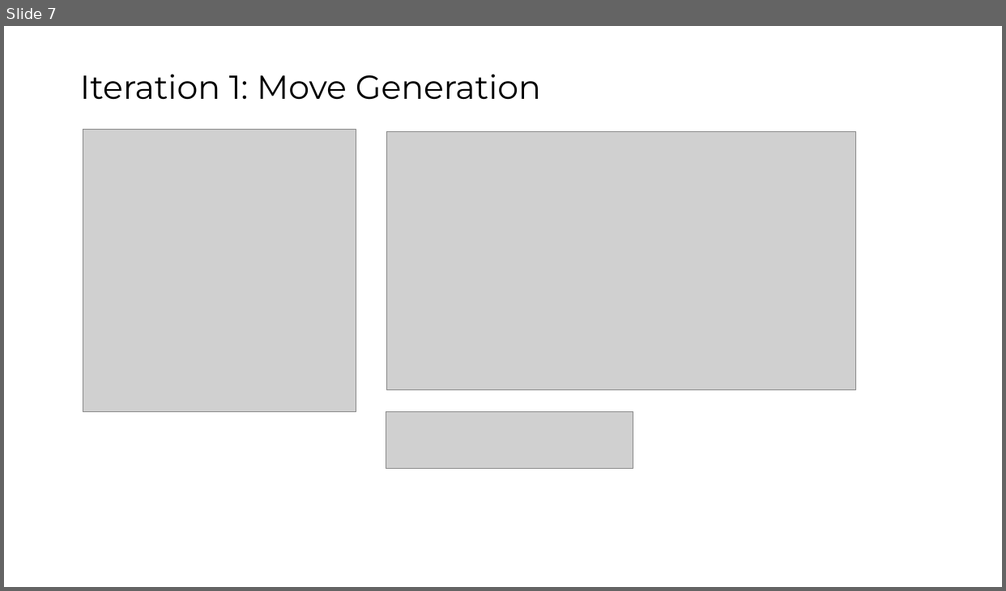
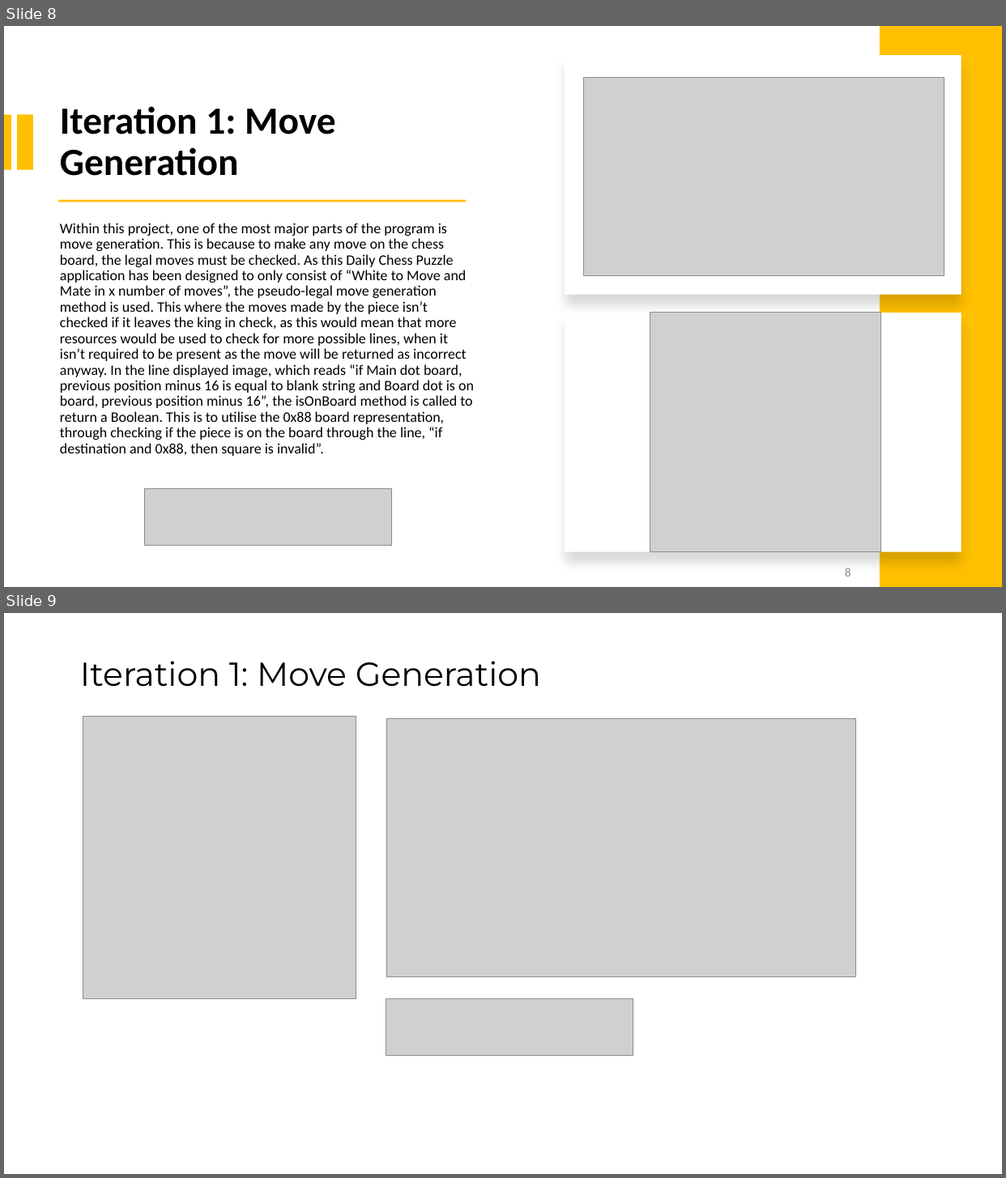
Before and after one commit to nozzyFTW/DailyChessPuzzle, a slide deck: DailyChessPuzzle.pptx. Shown one above the other, each under a label of ours: slide 7 before the commit, slides 8 and 9 after it. The pictures are 1006x591 and 1006x1178 pixels, drawn with LibreOffice and Linux fonts; fonts in the diff are those of the drawing; grey boxes stand for pictures. Boxes give left, top, right and bottom in pixels: in the first picture for what was removed or moved away, otherwise in the second. Text is boxed around its words. In the diff, an @@ line names an element or a change of style, - is before the commit and + after.

```diff
--- a/DailyChessPuzzle.pptx
+++ b/DailyChessPuzzle.pptx
@@ slide 8 added at (4,26,1002,587), background #FFFFFF @@
@@ rectangle added at (880,26,1002,587), fill #FFC000 @@
@@ rectangle added at (565,55,961,295), fill #FFFFFF @@
@@ picture added at (584,78,944,275) @@
@@ rectangle added at (4,114,11,169), fill #FFC000 @@
@@ rectangle added at (17,114,32,169), fill #FFC000 @@
@@ title added at (60,106,336,176), 37 pt, text #000000, bold @@
+Iteration 1: Move Generation
@@ rectangle added at (58,199,466,202), fill #FFC000 @@
@@ text added at (60,223,474,456), 14 pt, text #000000 @@
+Within this project, one of the most major parts of the program is move generation. This is because to make any move on the chess board, the legal moves must be checked. As this Daily Chess Puzzle application has been designed to only consist of “White to Move and Mate in x number of moves”, the pseudo-legal move generation method is used. This where the moves made by the piece isn’t checked if it leaves the king in check, as this would mean that more resources would be used to check for more possible lines, when it isn’t required to be present as the move will be returned as incorrect anyway. In the line displayed image, which reads “if Main dot board, previous position minus 16 is equal to blank string and Board dot is on board, previous position minus 16”, the isOnBoard method is called to return a Boolean. This is to utilise the 0x88 board representation, through checking if the piece is on the board through the line, “if destination and 0x88, then square is invalid”.
@@ rectangle added at (565,313,961,552), fill #FFFFFF @@
@@ picture added at (650,313,881,552) @@
@@ picture added at (145,489,392,545) @@
@@ page number added at (845,568,851,577), 12 pt, text #8C8C8C @@
+8
@@ what was slide 7 is now slide 9 @@
```
Also in this commit, not shown: 1 slide changed, 3 other slides added, 5 other files.
